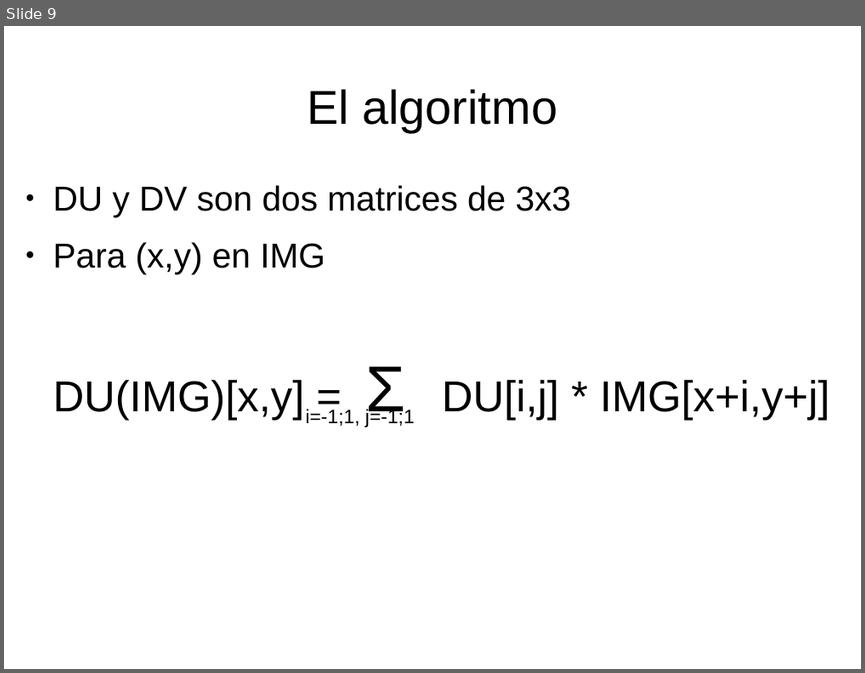
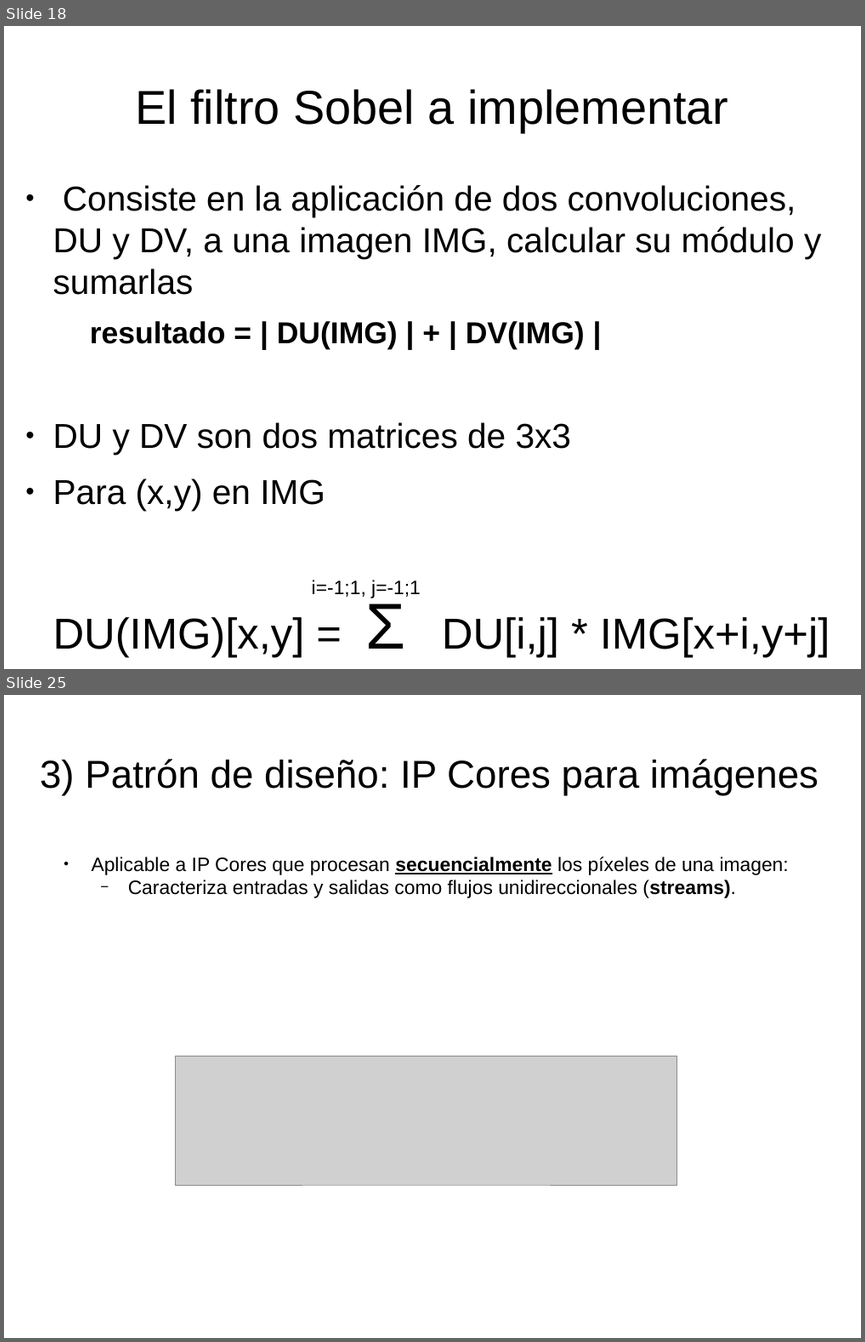
Before and after one commit to miguelgarcia/sase2017-hls-video, a slide deck: presentacion.odp. Shown one above the other, each under a label of ours: slide 9 before the commit, slides 18 and 25 after it; the slides between them are not shown. The pictures are 865x673 and 865x1342 pixels, drawn with LibreOffice and Linux fonts; fonts in the diff are those of the drawing; grey boxes stand for pictures. Boxes give left, top, right and bottom in pixels: in the first picture for what was removed or moved away, otherwise in the second. Text is boxed around its words. In the diff, an @@ line names an element or a change of style, - is before the commit and + after.

```diff
--- a/presentacion.odp
+++ b/presentacion.odp
@@ slide 25 added at [4, 695, 861, 1338], background #FFFFFF @@
@@ title added at [40, 759, 818, 796], 36 pt, text #000000 @@
+3) Patrón de diseño: IP Cores para imágenes
@@ rectangle added at [46, 848, 818, 1220], fill #FFFFFF, outline #FFFFFF 0 pt, 18 pt, text #000000 @@
+● Aplicable a IP Cores que procesan secuencialmente los píxeles de una imagen:
+  − Caracteriza entradas y salidas como flujos unidireccionales (streams).
@@ picture added at [175, 1056, 677, 1185] @@
@@ what was slide 9 is now slide 18 @@
@@ slide 18 changed as well @@
@@ title at [135, 89, 728, 132]: text changed @@
-El algoritmo
+El filtro Sobel a implementar
@@ text at [53, 185, 821, 349]: paragraphs added @@
+● Consiste en la aplicación de dos convoluciones, DU y DV, a una imagen IMG, calcular su módulo y sumarlas
+  resultado = | DU(IMG) | + | DV(IMG) |
@@ text "i=-1;1, j=-1;1": place and size @@
-text "i=-1;1, j=-1;1" at [306, 408, 415, 427]
+text "i=-1;1, j=-1;1" at [312, 579, 420, 598]
```
Also in this commit, not shown: 7 other slides changed, 23 other slides added.
